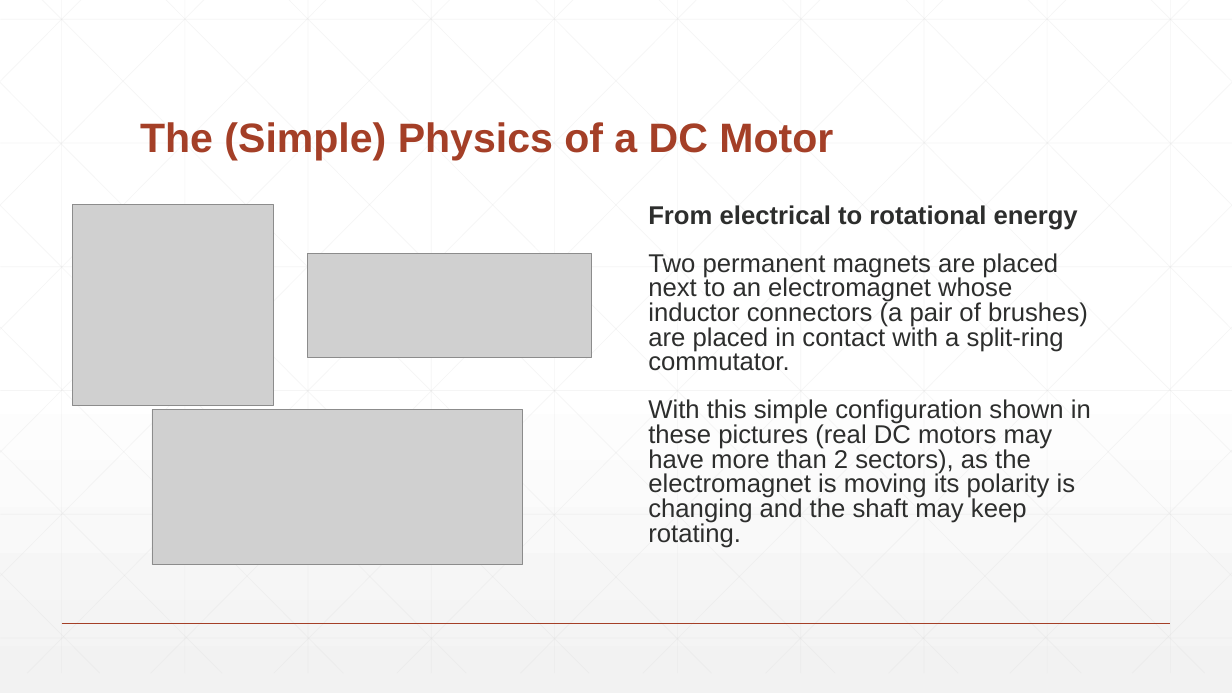
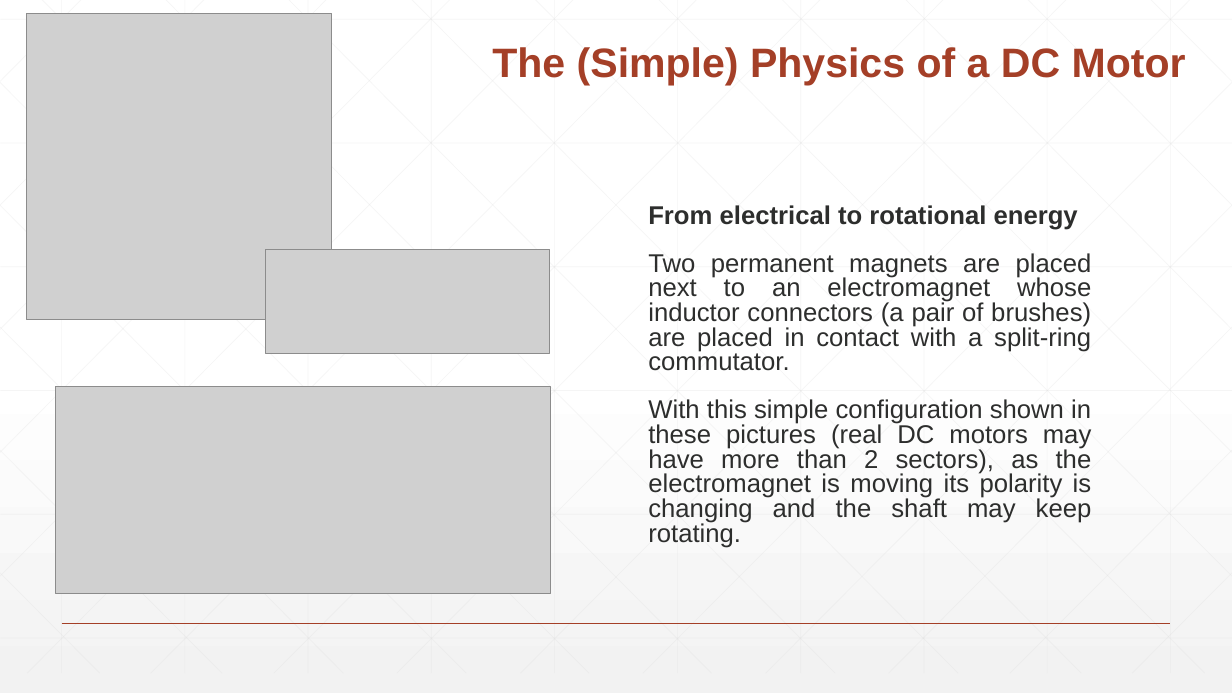
Before and after one commit to filippocastelli/uolli, a slide deck: slide 11 of Hardware_description.pptx. Drawn at 1232x693 pixels with LibreOffice and Linux fonts; fonts in the diff are those of the drawing; grey boxes stand for pictures. Boxes give left, top, right and bottom in pixels: in the first picture for what was removed or moved away, otherwise in the second. Text is boxed around its words. In the diff, an @@ line names an element or a change of style, - is before the commit and + after.

```diff
--- a/Hardware_description.pptx
+++ b/Hardware_description.pptx
@@ picture: place and size @@
-picture at (72,205,273,407)
+picture at (26,14,332,320)
@@ text "The (Simple) Physics of a ...": place and size @@
-text "The (Simple) Physics of a ..." at (140,122,833,161)
+text "The (Simple) Physics of a ..." at (492,47,1186,86)
@@ text "The (Simple) Physics of a ..." at (492,47,1186,86): vertical alignment bottom to top @@
@@ text "From electrical to rotational energy" at (648,205,1092,548): alignment left to justified @@
@@ picture: place and size @@
-picture at (307,253,592,358)
+picture at (265,250,550,354)
@@ picture: place and size @@
-picture at (152,409,523,565)
+picture at (55,387,550,594)
```
Also in this commit, not shown: 14 other slides changed.
